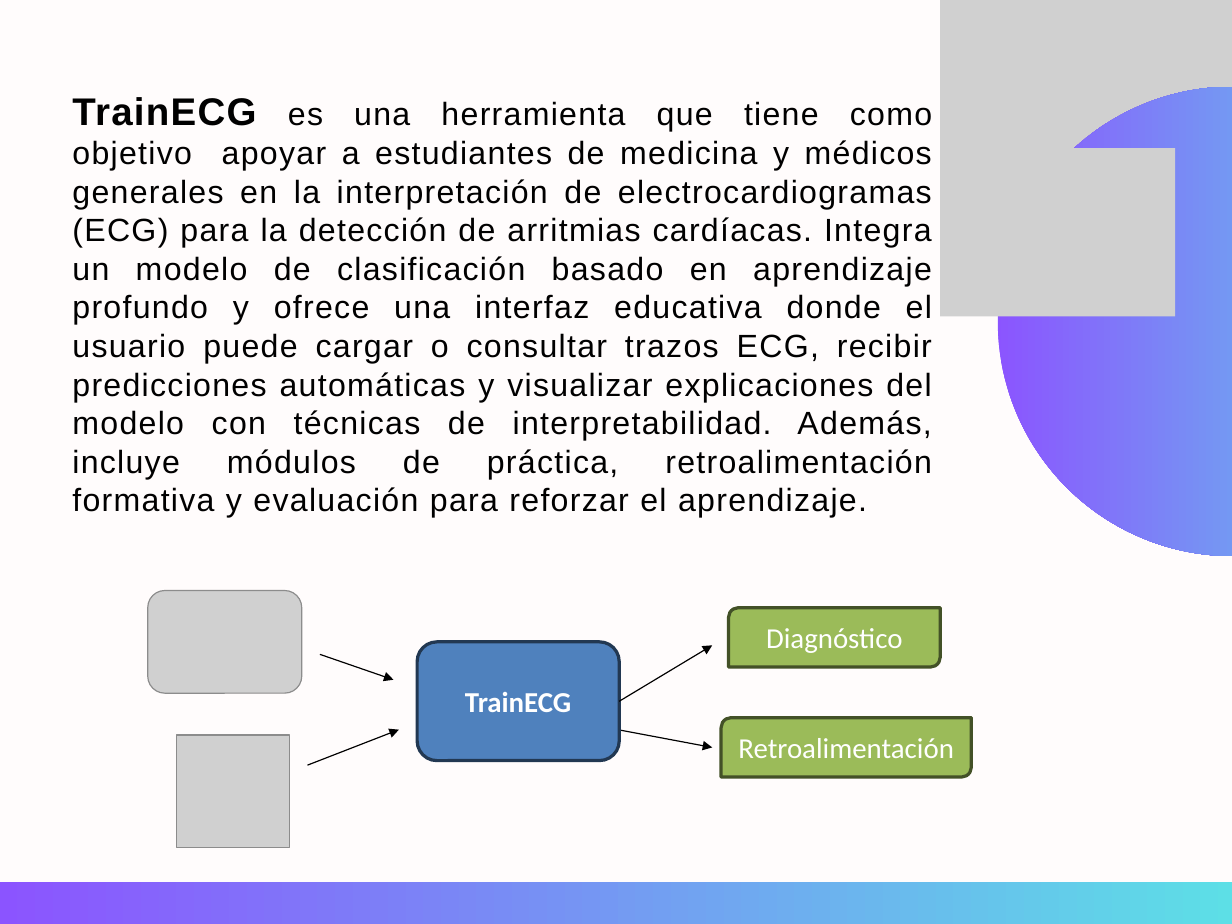
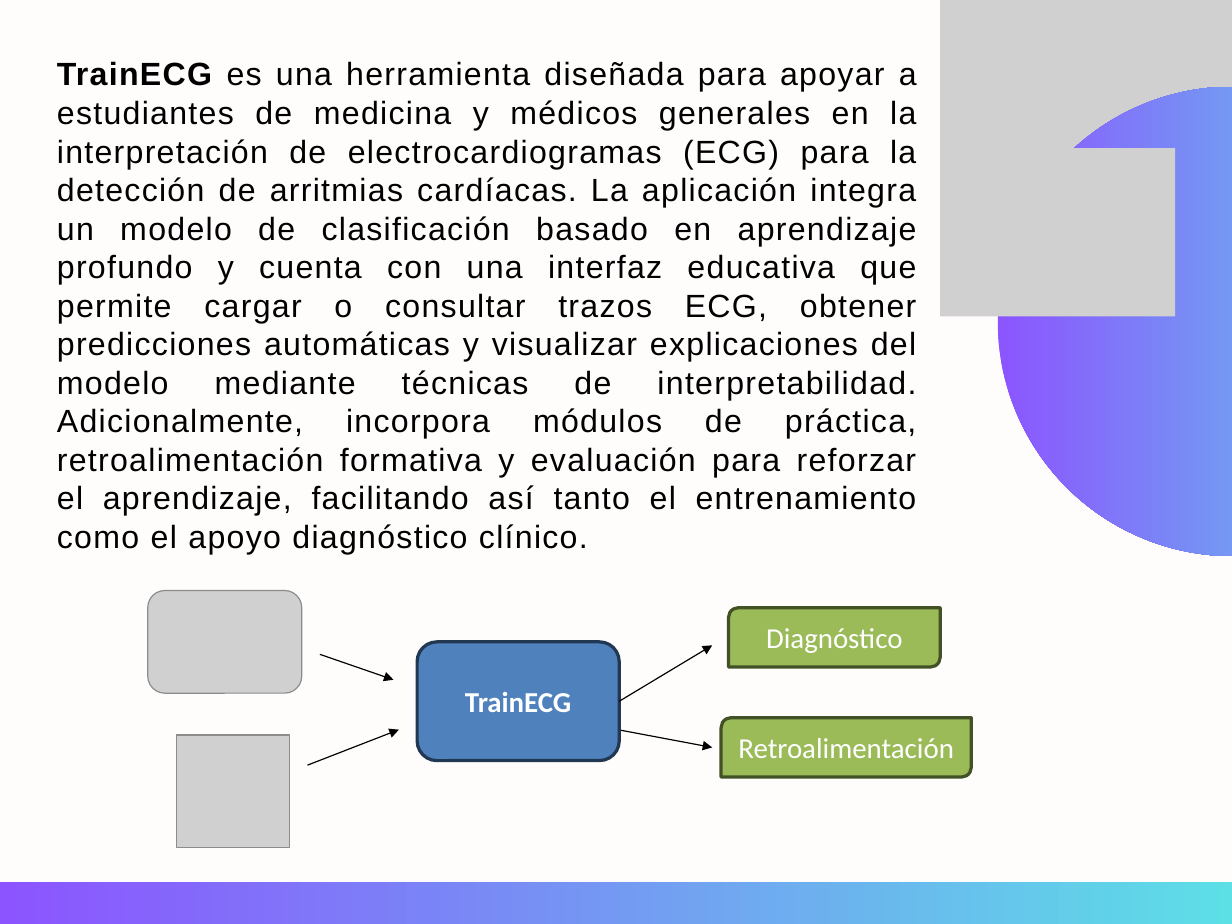
Before and after one commit to Jucer74/SoftwareArchitecture, a slide deck: slide 3 of Project/Context/TrainECG.context.pptx. Drawn at 1232x924 pixels with LibreOffice and Linux fonts; fonts in the diff are those of the drawing; grey boxes stand for pictures. Boxes give left, top, right and bottom in pixels: in the first picture for what was removed or moved away, otherwise in the second. Text is boxed around its words. In the diff, an @@ line names an element or a change of style, - is before the commit and + after.

Commit message:
update context

```diff
--- a/Project/Context/TrainECG.context.pptx
+++ b/Project/Context/TrainECG.context.pptx
@@ text at [57, 61, 917, 554]: text changed @@
-TrainECG es una herramienta que tiene como objetivo apoyar a estudiantes de medicina y médicos generales en la interpretación de electrocardiogramas (ECG) para la detección de arritmias cardíacas. Integra un modelo de clasificación basado en aprendizaje profundo y ofrece una interfaz educativa donde el usuario puede cargar o consultar trazos ECG, recibir predicciones automáticas y visualizar explicaciones del modelo con técnicas de interpretabilidad. Además, incluye módulos de práctica, retroalimentación formativa y evaluación para reforzar el aprendizaje.
+TrainECG es una herramienta diseñada para apoyar a estudiantes de medicina y médicos generales en la interpretación de electrocardiogramas (ECG) para la detección de arritmias cardíacas. La aplicación integra un modelo de clasificación basado en aprendizaje profundo y cuenta con una interfaz educativa que permite cargar o consultar trazos ECG, obtener predicciones automáticas y visualizar explicaciones del modelo mediante técnicas de interpretabilidad. Adicionalmente, incorpora módulos de práctica, retroalimentación formativa y evaluación para reforzar el aprendizaje, facilitando así tanto el entrenamiento como el apoyo diagnóstico clínico.
```
